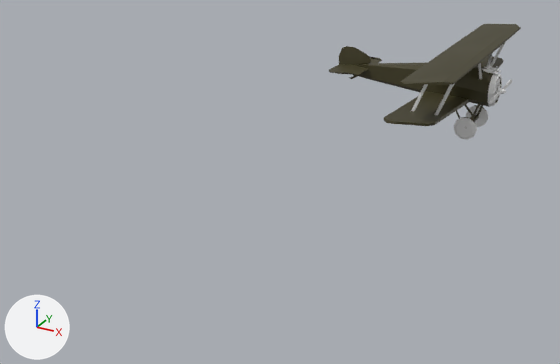
What one commit did to the FBX model Custom Assets/camel.fbx.
Camera for both pictures: a 50 mm camera at (2.29, -9.26, 1.05) aimed at (-1.37, -2.61, -2.27). The lights are fixed; the arrows at lower left show +X, +Y and +Z. Where no turn or scale is listed for an object, it has been applied to the vertices.

The first picture shows 'Body'.
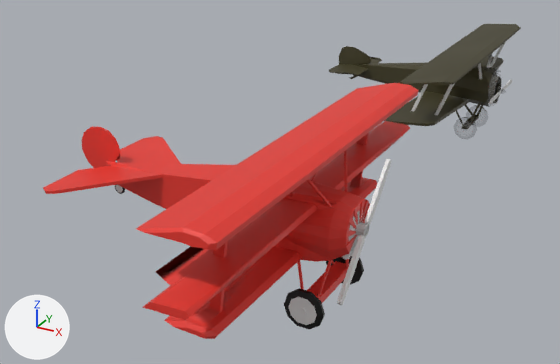
Where the change shows, as pixel boxes [x1, y1, x2, y2] in the pictures (560 x 364 px):
```json
{"object": "Plane.001", "change": "added", "after": [43, 83, 419, 339], "on screen": "red", "faces in mat_material_008 (red #e7372c)": [43, 83, 419, 339], "faces in mat_material_010 (black #000000)": [115, 184, 364, 329], "faces in mat_material_009 (white #e7e7e7)": [116, 185, 356, 325]}
{"object": "Body", "change": "surface changed, recoloured", "before": [378, 63, 502, 140], "after": [378, 63, 502, 140]}
{"object": "Cylinder", "change": "added", "after": [337, 159, 391, 305]}
{"part": 1, "of": "me_cylinder_003", "change": "recoloured", "before": [454, 84, 500, 140], "after": [454, 84, 500, 140]}
{"part": 2, "of": "me_cylinder_003", "change": "recoloured", "before": [482, 66, 501, 101], "after": [482, 66, 501, 101]}
```

Edits to the scene script, one JSON object a line:
```json
{"op": "set", "path": "mat_material_001.alpha", "old": "1.0", "new": "0.2"}
{"op": "set", "path": "mat_material_002.base_color", "old": "(0.0535, 0.0465, 0.0156)", "new": "(0.0182, 0.0182, 0.0182)", "note": "dark yellow #413d22 -> black #252525"}
{"op": "set", "path": "mat_material_002.roughness", "old": "0.5", "new": "0.25"}
{"op": "set", "path": "mat_material_002.alpha", "old": "1.0", "new": "0.2"}
{"op": "set", "path": "mat_material_003.base_color", "old": "(0.8, 0.8, 0.8)", "new": "(0.0535, 0.0465, 0.0156)", "note": "white #e7e7e7 -> dark yellow #413d22"}
{"op": "set", "path": "mat_material_004.base_color", "old": "(0.8, 0.8, 0.8)", "new": "(0.056, 0.056, 0.056)", "note": "white #e7e7e7 -> black #434343"}
{"op": "set", "path": "mat_material_004.alpha", "old": "1.0", "new": "0.2"}
{"op": "add", "block": "mat_material_008", "code": ["mat_material_008 = principled_material('Material.008')", "mat_material_008.base_color = (0.8, 0.0377, 0.0257)  # red #e7372c"]}
{"op": "add", "block": "mat_material_010", "code": ["mat_material_010 = principled_material('Material.010')", "mat_material_010.base_color = (0.0, 0.0, 0.0)  # black #000000"]}
{"op": "add", "block": "mat_material_009", "code": ["mat_material_009 = principled_material('Material.009')", "mat_material_009.base_color = (0.8, 0.8, 0.8)  # white #e7e7e7"]}
{"block": "me_cylinder_003", "where": "# used by ob_body; location = (0.0, 0.028, -1.724)"}
{"op": "remove", "block": "me_cylinder_003", "code": "me_cylinder_003.from_pydata(...)  # 982 vertices, 891 faces; spans x -1.93..0.22, y -1.69..1.69, z -0.6..0.48"}
{"op": "remove", "block": "me_cylinder_003", "code": "me_cylinder_003.materials.append(mat_material)  # white #e7e7e7"}
{"op": "add", "block": "me_cylinder_003", "code": "me_cylinder_003.from_pydata(...)  # 981 vertices, 890 faces; spans x -1.93..0.22, y -1.69..1.69, z -0.6..0.48"}
{"block": "me_cylinder_003", "change": "me_cylinder_003 part 1: 80 faces spanning x -0.22..0.22, y -0.29..0.29, z -0.6..0.16 switch from mat_material_001 (white #e7e7e7) to mat_material_002 (black #252525)"}
{"block": "me_cylinder_003", "change": "me_cylinder_003 part 2: 396 faces spanning x -0.01..0.22, y -0.16..0.16, z -0.15..0.28 switch from mat_material_003 (white #e7e7e7) to mat_material_004 (black #434343)"}
{"op": "add", "block": "me_cylinder_003", "code": "me_cylinder_003.materials.append(mat_material_005)  # white #e7e7e7"}
{"op": "add", "block": "me_cylinder_000", "code": ["me_cylinder_000 = bpy.data.meshes.new('Cylinder.000')", "me_cylinder_000.from_pydata(...)  # 166 vertices, 168 faces; spans x -0.179..0.263, y -0.455..0.455, z -0.446..0.446"]}
{"op": "add", "block": "me_plane_003", "code": ["me_plane_003 = bpy.data.meshes.new('Plane.003')", "me_plane_003.from_pydata(...)  # 777 vertices, 734 faces; spans x -2.01..0.77, y -1.88..1.88, z -1.01..0.43", "# faces by material slot: [436, 218, 80]", "me_plane_003.materials.append(mat_material_008)  # red #e7372c", "me_plane_003.materials.append(mat_material_009)  # white #e7e7e7", "me_plane_003.materials.append(mat_material_010)  # black #000000"]}
{"op": "add", "block": "ob_cylinder", "code": ["ob_cylinder = bpy.data.objects.new('Cylinder', me_cylinder_000)", "ob_cylinder.location = (0.034, -4.249, -1.697)"]}
{"op": "add", "block": "ob_plane_001", "code": ["ob_plane_001 = bpy.data.objects.new('Plane.001', me_plane_003)", "ob_plane_001.location = (-0.542, -4.249, -1.45)"]}
```
